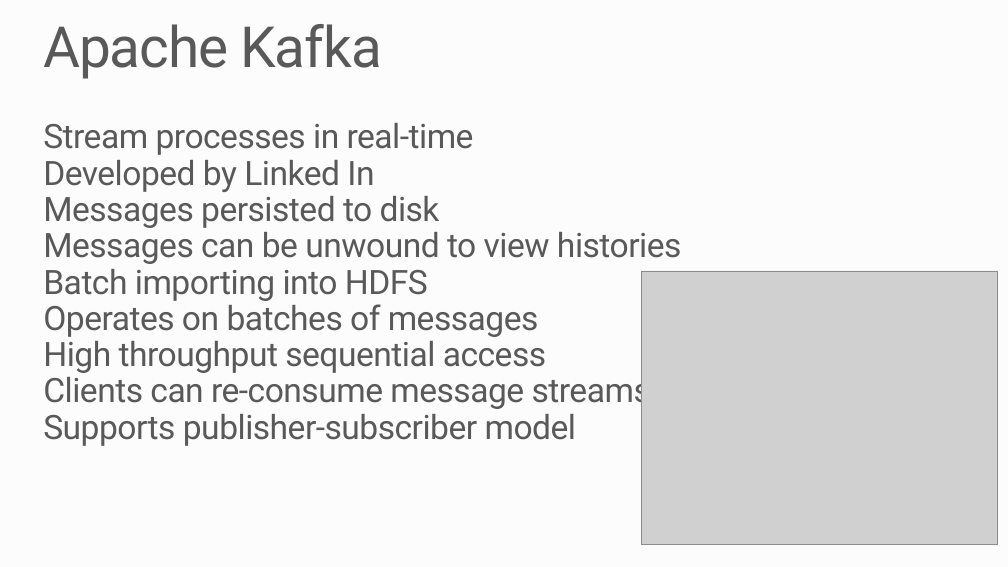
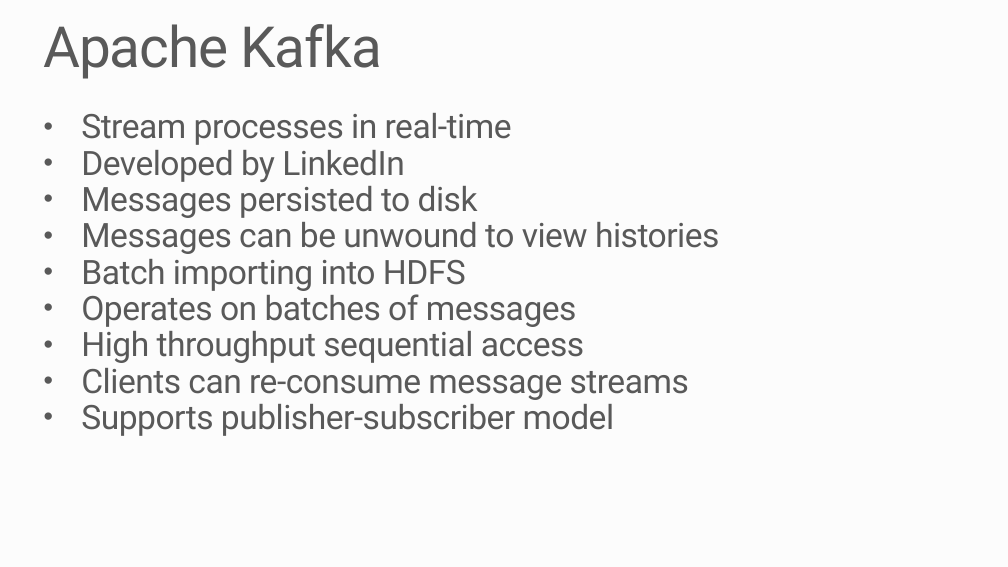
Before and after one commit to MSRConnections/Azure-training-course, a slide deck: slide 4 of Day 2/7. Streaming Data/Storm, Kafka and Data Caching.pptx. Drawn at 1008x567 pixels with LibreOffice and Linux fonts; fonts in the diff are those of the drawing; grey boxes stand for pictures. Boxes give left, top, right and bottom in pixels: in the first picture for what was removed or moved away, otherwise in the second. Text is boxed around its words. In the diff, an @@ line names an element or a change of style, - is before the commit and + after.

```diff
--- a/Day 2/7. Streaming Data/Storm, Kafka and Data Caching.pptx
+++ b/Day 2/7. Streaming Data/Storm, Kafka and Data Caching.pptx
@@ text "Stream processes in real-time": place and size @@
-text "Stream processes in real-time" at [43, 123, 681, 446]
+text "Stream processes in real-time" at [81, 113, 719, 436]
@@ text at [81, 113, 719, 436]: bullet none to • @@
@@ text at [81, 144, 404, 182]: text changed @@
-  Developed by Linked In
+  • Developed by LinkedIn
@@ picture removed at [641, 271, 997, 544] @@
```
Also in this commit, not shown: 2 other slides changed, 3 slides added, 3 other files.
